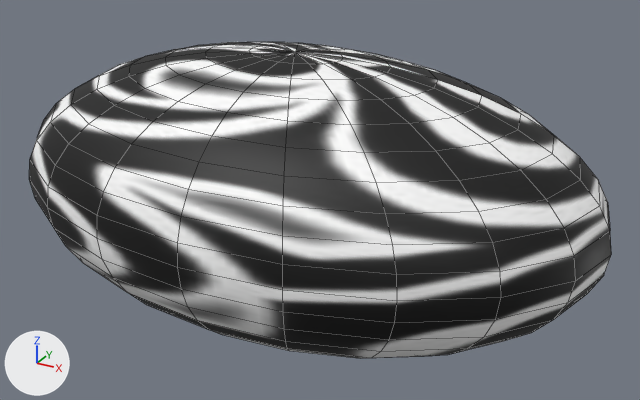
The FBX model Resonance/Resonance/ResonanceContent/Drawing/Models/GoodVibe-emptyShield.fbx as it was, and as the next commit left it.
Before and after are seen from a 50 mm camera at (0.183, -0.283, 0.17) aimed at (0.012, 0.029, 0.014). Arrows for +X, +Y and +Z are at lower left; the lights stay in place. Mesh edges are drawn as thin lines. Where no turn or scale is listed for an object, it has been applied to the vertices.
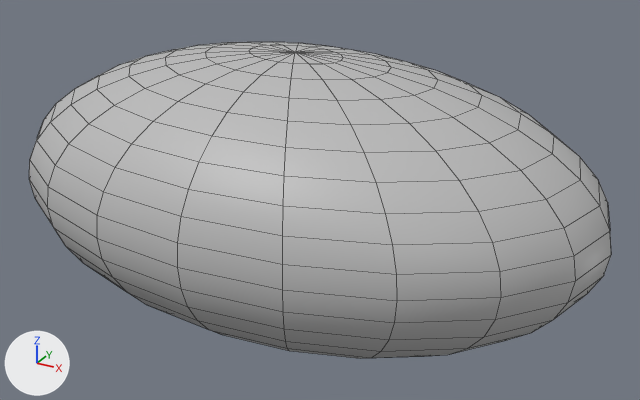
Where the change shows, as pixel boxes [x1, y1, x2, y2] in the pictures (640 x 400 px):
'pSphere2', recoloured
    both: [29, 42, 611, 358]

Diff of the bpy script that builds the scene:
```diff
--- a/Resonance/Resonance/ResonanceContent/Drawing/Models/GoodVibe-emptyShield.fbx.py
+++ b/Resonance/Resonance/ResonanceContent/Drawing/Models/GoodVibe-emptyShield.fbx.py
@@ me_mesh_001 @@
 me_mesh_001.from_pydata(...)  # 382 vertices, 400 faces; spans x -0.134..0.134, y -0.085..0.085, z -0.06..0.06
-me_mesh_001.materials.append(mat_phong2)  # picture img_tribal2_png
+me_mesh_001.materials.append(mat_lambert2)  # grey #bcbcbc
```
